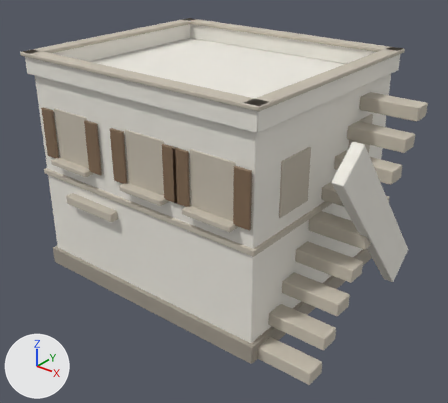
Renders of the glTF model assets/models/mwezi_quarter_v1/TC_ENV_StoneHouse_V1.gltf from each side of a commit.
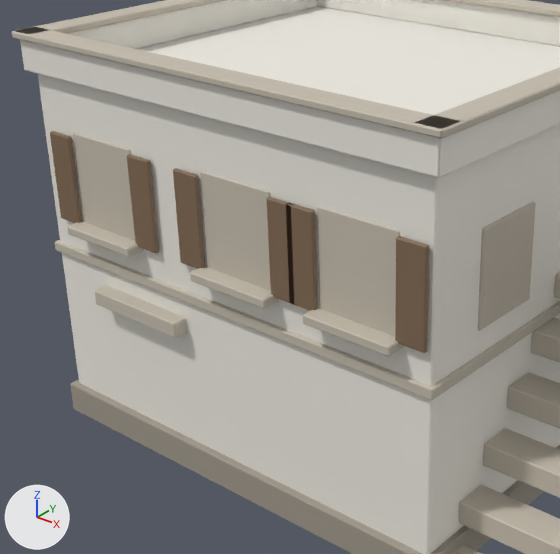
Each version is shown whole from a camera (50 mm lens) standing at (10.11, -12.24, 9.58) and looking at (0.71, -0.5, 2.3), then close up on the part from 3% to 72% of the width and 9% to 85% of the height. The axes (+X, +Y, +Z) are drawn at lower left. The lights are the same throughout. The older version's two pictures come first.

In view in the first close-up: 'TC_ENV_StoneHouse_V1'.
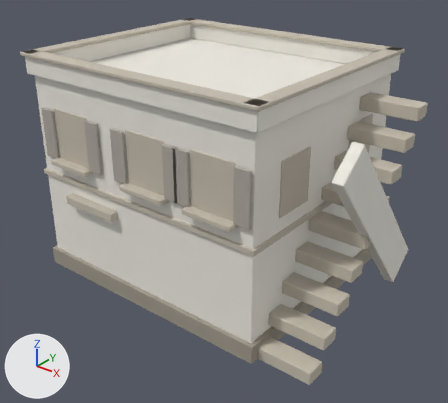
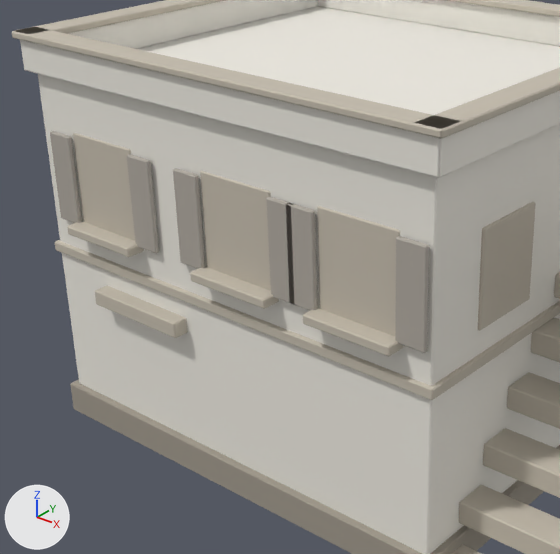
What differs and where, as boxes [x1, y1, x2, y2] in the close-ups (560 x 554 px):
'TC_ENV_StoneHouse_V1', recoloured (brown to grey): [47, 128, 433, 355] in both

The edits, one by one:
Material 'TC_MAT_HouseShutter' (mat_tc_mat_houseshutter) changes colour from brown #826a53 to grey #b0aaa0; in linear values from (0.224, 0.145, 0.0863) to (0.435, 0.4, 0.353).
